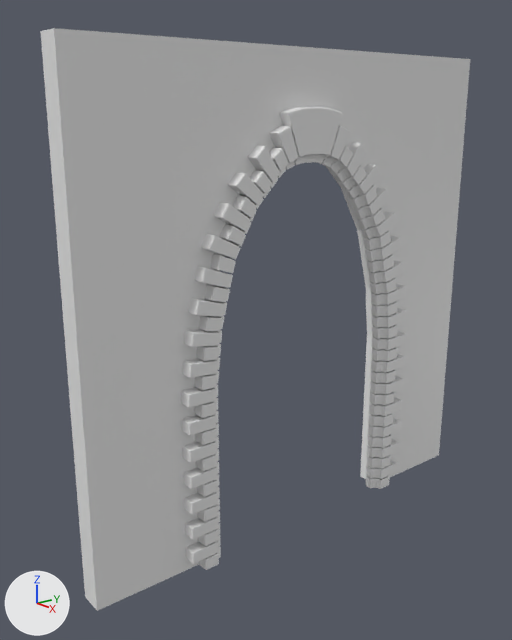
Before and after pictures for a commit that changed the Blender file Assets/Meshes/Church/Front Door 4x4x0_2 V3.blend.
Camera for both pictures: a camera (50 mm lens) standing at (4.41, -1.84, 3.53) and looking at (-0.05, 1.69, 1.87). Every picture has the same lights, and +X, +Y and +Z are marked at lower left.

In view in the first picture: 'Closing Stone', 'Door Profile 2', 'LOD B Front Door 4x4x0_2'.
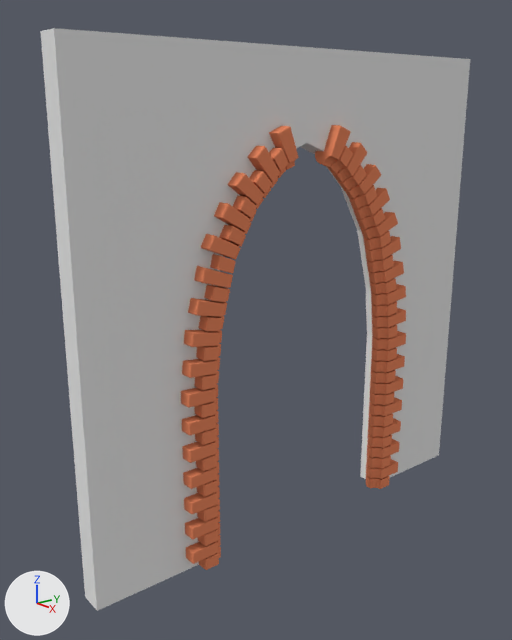
ob_mirror_point is not drawn itself; it is used by a modifier of ob_door_profile_2, ob_door_profile_1.
ob_door_path is not drawn itself; it is used by a modifier of ob_door_profile_2.

The change, as a diff of the scene's bpy script:
```diff
--- a/Assets/Meshes/Church/Front Door 4x4x0_2 V3.blend.py
+++ b/Assets/Meshes/Church/Front Door 4x4x0_2 V3.blend.py
@@ mat_archwayblocks @@
+mat_archwayblocks = diffuse_material('ArchwayBlocks')
+mat_archwayblocks.base_color = (0.8, 0.24, 0.116)  # orange #e78660
@@ me_cube_001 @@
 me_cube_001.from_pydata(...)  # 340 vertices, 310 faces; spans x -0.1..0.1, y -0.218..0.1, z 0.0..0.21
+me_cube_001.materials.append(mat_archwayblocks)  # orange #e78660
@@ me_cube_002 @@
 me_cube_002.from_pydata(...)  # 153 vertices, 138 faces; spans x -0.119..0.081, y -0.277..0.148, z -0.281..0.0
+me_cube_002.materials.append(mat_archwayblocks)  # orange #e78660
@@ ob_mirror_point @@
 ob_mirror_point.location = (0.0, 2.0, 0.0)
-ob_mirror_point.hide_viewport = True
@@ ob_closing_stone @@
 _m = ob_closing_stone.modifiers.new('Mirror', 'MIRROR')
 _m.use_axis = (False, False, True)
+ob_closing_stone.hide_render = True
@@ ob_door_path @@
 ob_door_path.location = (0.2, 1.0, 0.0)
+ob_door_path.hide_render = True
```

Pixel boxes (x1, y1, x2, y2) of what changed, in the pictures (512 x 640 px):
'Door Profile 2', recoloured
    both: (181, 125, 406, 570)
'Closing Stone', hidden
    before: (280, 107, 342, 165)
